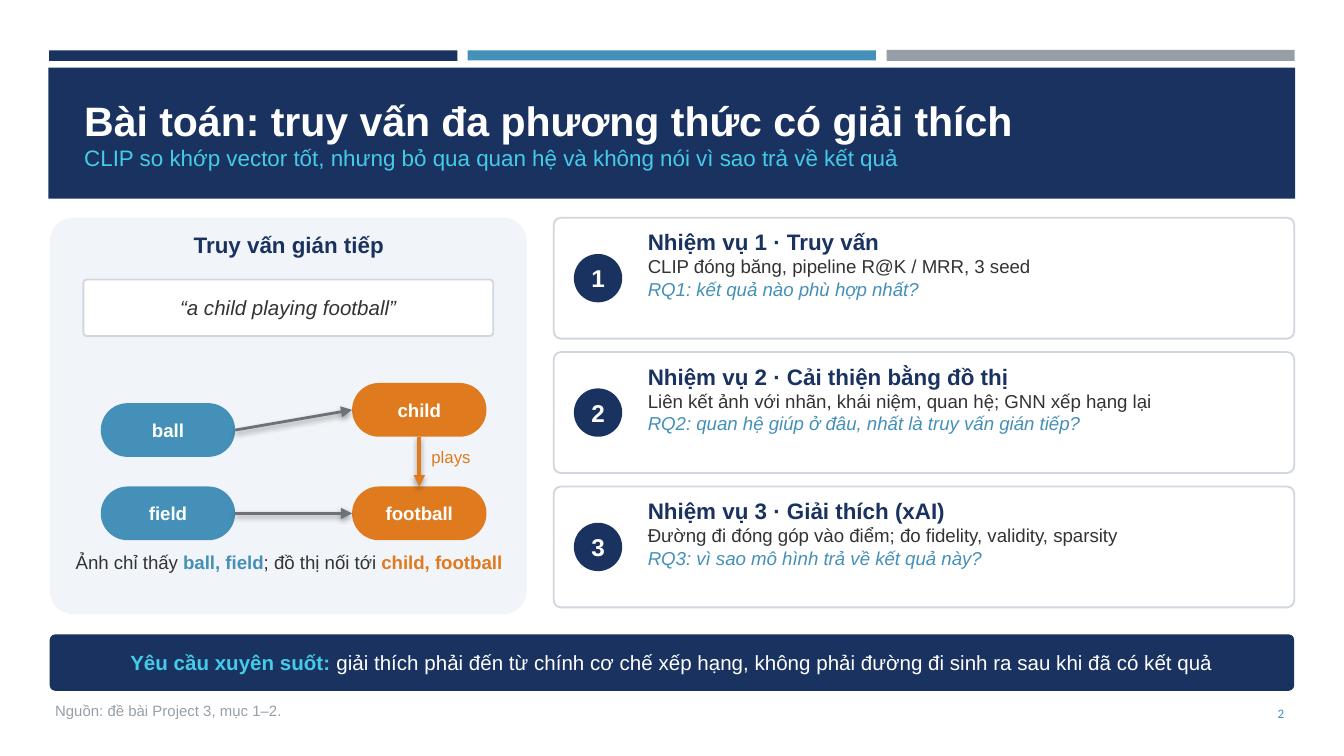
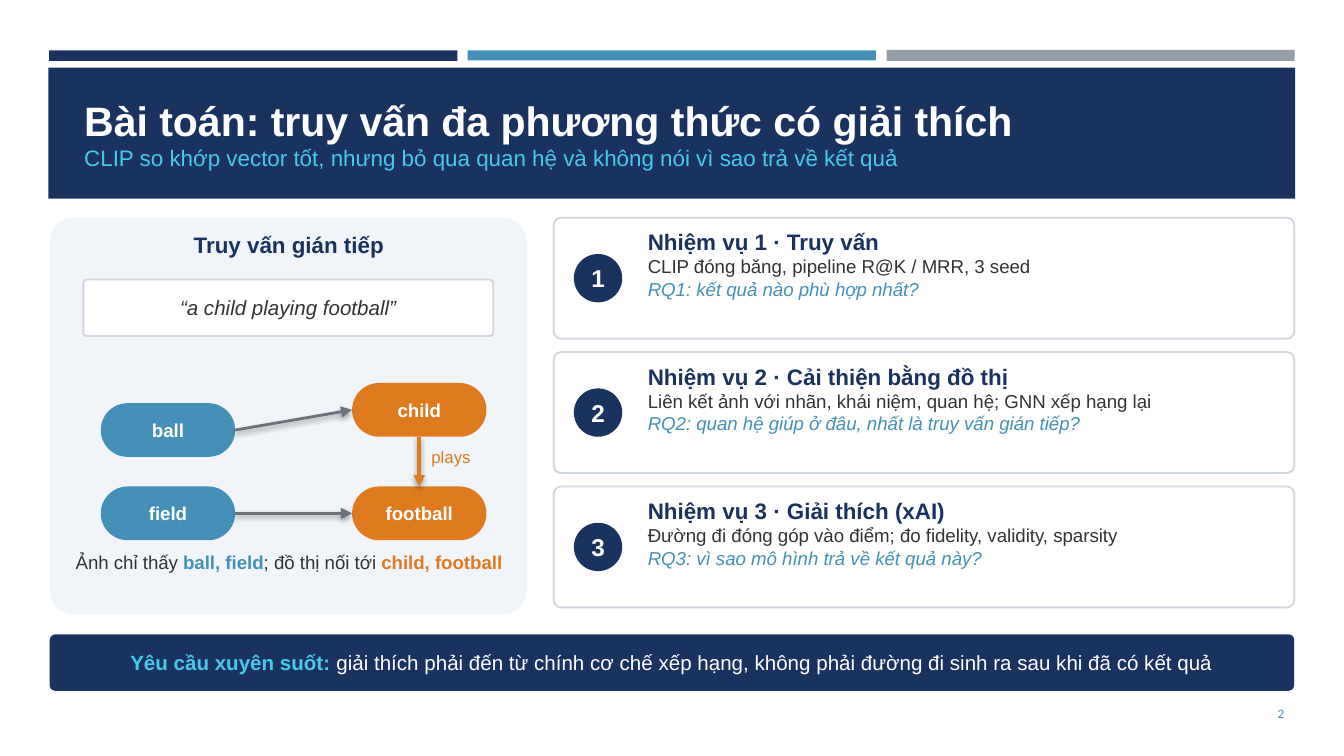
Before and after one commit to trinhphamtrunghieu/du-lieu-do-thi, a slide deck: slide 2 of docs/Project03_Slides.pptx. Drawn at 1344x756 pixels with LibreOffice and Linux fonts; fonts in the diff are those of the drawing. Boxes give left, top, right and bottom in pixels: in the first picture for what was removed or moved away, otherwise in the second. Text is boxed around its words. In the diff, an @@ line names an element or a change of style, - is before the commit and + after.

```diff
--- a/docs/Project03_Slides.pptx
+++ b/docs/Project03_Slides.pptx
@@ text removed at bbox=[55, 704, 281, 719] @@
-Nguồn: đề bài Project 3, mục 1–2.
```
Also in this commit, not shown: 13 other slides changed.
